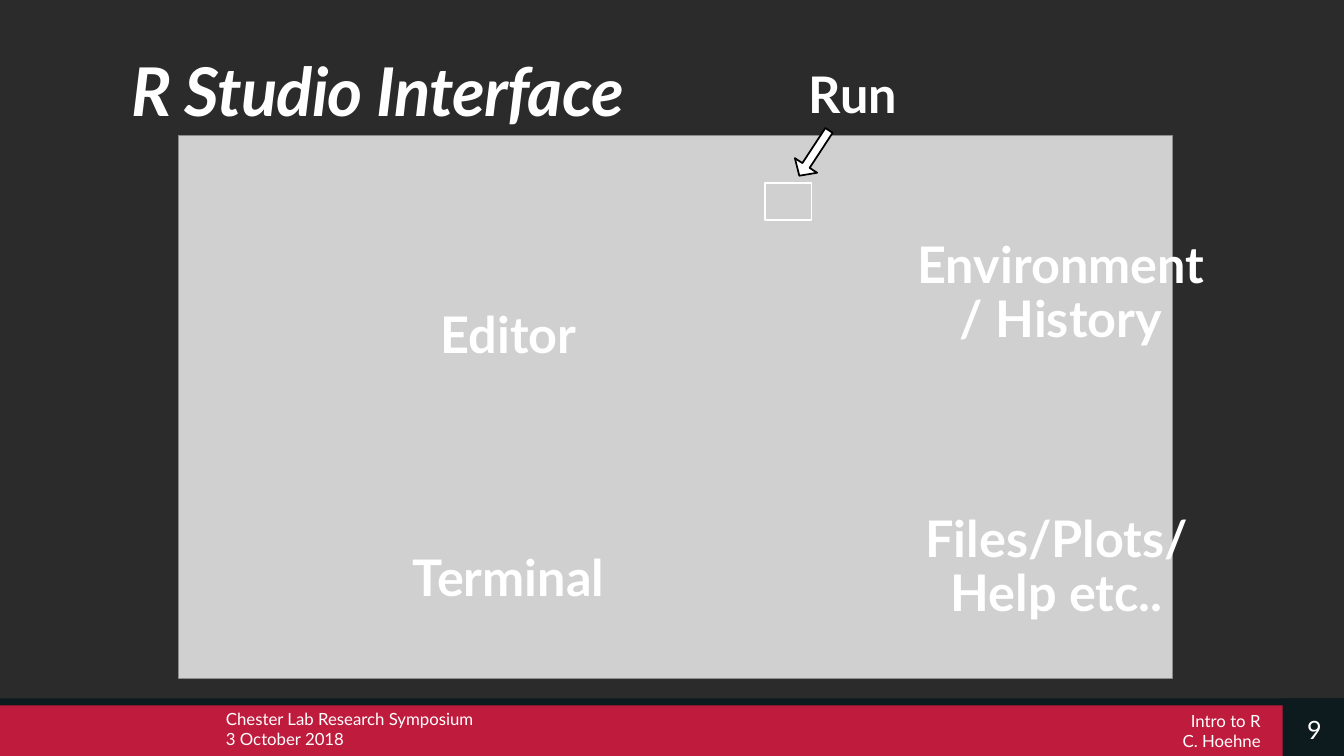
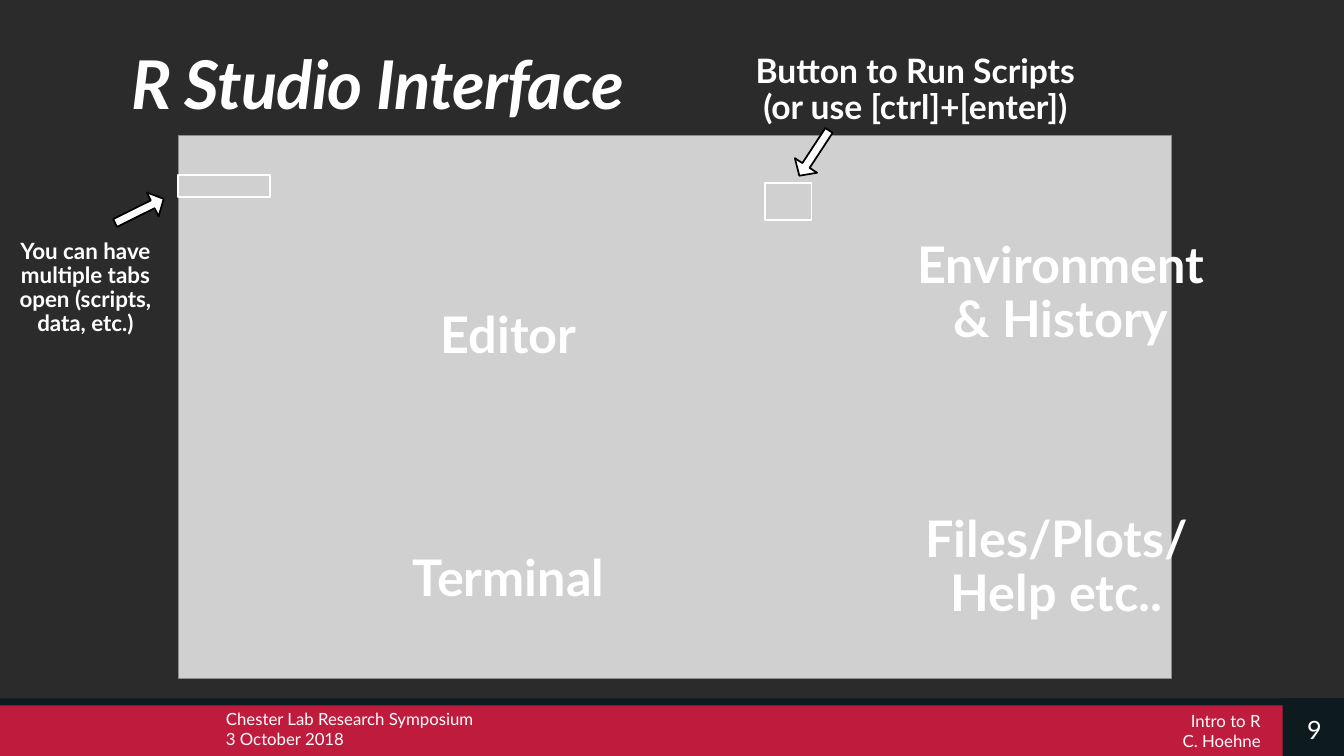
Before and after one commit to cghoehne/chester-lab-R-tutorial, a slide deck: slide 9 of intro-to-R.pptx. Drawn at 1344x756 pixels with LibreOffice and Linux fonts; fonts in the diff are those of the drawing; grey boxes stand for pictures; background and template pictures are left out; a plain dark background stands for a picture behind light text. Boxes give left, top, right and bottom in pixels: in the first picture for what was removed or moved away, otherwise in the second. Text is boxed around its words. In the diff, an @@ line names an element or a change of style, - is before the commit and + after.

Commit message:
some final updates to pptx and script

```diff
--- a/intro-to-R.pptx
+++ b/intro-to-R.pptx
@@ title "R Studio Interface": place and size @@
-title "R Studio Interface" at [131,66,623,125]
+title "R Studio Interface" at [131,59,623,118]
@@ text at [756,58,1075,124]: text changed; size 36 to 24 pt @@
-Run
+Button to Run Scripts (or use [ctrl]+[enter])
@@ rectangle added at [178,175,270,198], outline #FFFFFF 1.25 pt @@
@@ right arrow added at [109,187,169,235], fill #FFFFFF, outline #000000 1.25 pt @@
@@ text added at [20,242,151,335], 16 pt, text #FFFFFF, bold @@
+You can have multiple tabs open (scripts, data, etc.)
@@ text at [917,240,1204,345]: text changed @@
-Environment / History
+Environment & History
```
Also in this commit, not shown: 7 other slides changed, 1 other file.
